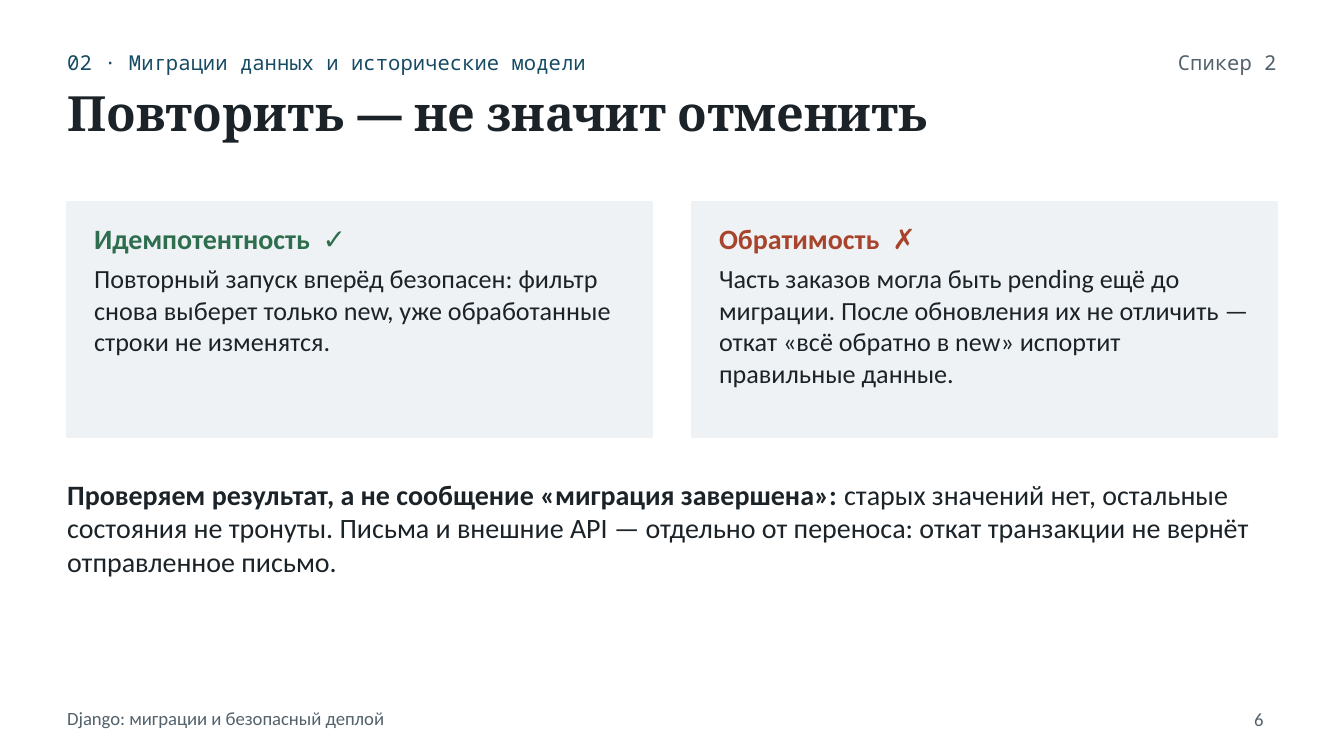
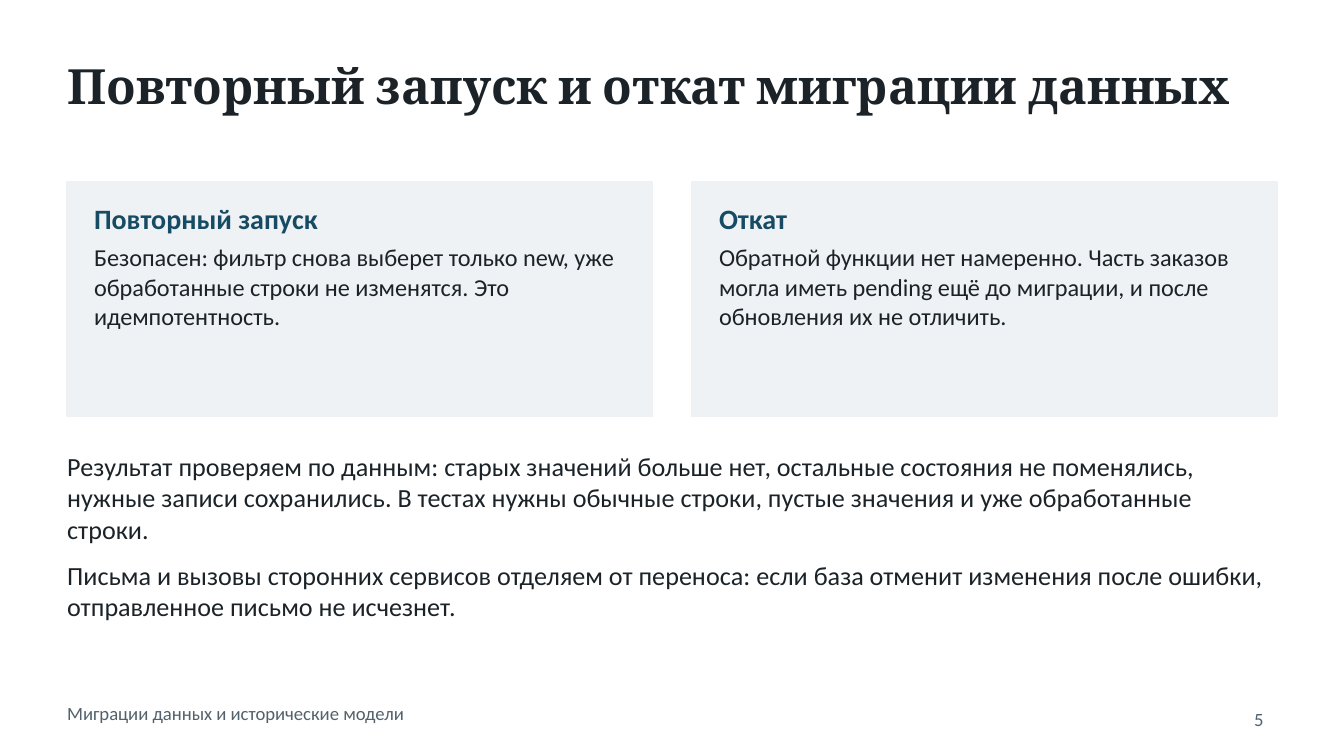
Before and after one commit to Aalerti/django-migrations-report, a slide deck: slide 5 of django_migrations_presentation.pptx (slide 6 before the commit). Drawn at 1344x756 pixels with LibreOffice and Linux fonts; fonts in the diff are those of the drawing. Boxes give left, top, right and bottom in pixels: in the first picture for what was removed or moved away, otherwise in the second. Text is boxed around its words. In the diff, an @@ line names an element or a change of style, - is before the commit and + after.

```diff
--- a/django_migrations_presentation.pptx
+++ b/django_migrations_presentation.pptx
@@ title "Повторный запуск и откат миграции ..." at (x1=67, y1=67, x2=1230, y2=116): vertical alignment middle to top @@
@@ text removed at (x1=1178, y1=55, x2=1276, y2=75) @@
-Спикер 2
@@ title at (x1=67, y1=67, x2=1230, y2=116): text changed; size 11 to 26 pt; font Noto Sans Mono to Cambria; text colour #164B63 to #1B2328; bold on @@
-02 · Миграции данных и исторические модели
+Повторный запуск и откат миграции данных
@@ title removed at (x1=67, y1=96, x2=928, y2=143) @@
-Повторить — не значит отменить
@@ rectangle moved from (x1=67, y1=202, x2=652, y2=437) to (x1=67, y1=181, x2=652, y2=417) @@
@@ rectangle moved from (x1=692, y1=202, x2=1277, y2=437) to (x1=692, y1=181, x2=1277, y2=417) @@
@@ text at (x1=94, y1=210, x2=613, y2=329): text changed; size 14 to 13 pt @@
-Идемпотентность ✓
-Повторный запуск вперёд безопасен: фильтр снова выберет только new, уже обработанные строки не изменятся.
+Повторный запуск
+Безопасен: фильтр снова выберет только new, уже обработанные строки не изменятся. Это идемпотентность.
@@ text at (x1=719, y1=210, x2=1229, y2=325): text changed; size 14 to 13 pt @@
-Обратимость ✗
-Часть заказов могла быть pending ещё до миграции. После обновления их не отличить — откат «всё обратно в new» испортит правильные данные.
+Откат
+Обратной функции нет намеренно. Часть заказов могла иметь pending ещё до миграции, и после обновления их не отличить.
@@ text at (x1=67, y1=458, x2=1262, y2=621): text changed; size 15 to 14 pt @@
-Проверяем результат, а не сообщение «миграция завершена»: старых значений нет, остальные состояния не тронуты. Письма и внешние API — отдельно от переноса: откат транзакции не вернёт отправленное письмо.
+Результат проверяем по данным: старых значений больше нет, остальные состояния не поменялись, нужные записи сохранились. В тестах нужны обычные строки, пустые значения и уже обработанные строки.
+Письма и вызовы сторонних сервисов отделяем от переноса: если база отменит изменения после ошибки, отправленное письмо не исчезнет.
@@ text removed at (x1=67, y1=712, x2=385, y2=728) @@
-Django: миграции и безопасный деплой
@@ text added at (x1=67, y1=708, x2=404, y2=723), 10 pt, text #52616B @@
+Миграции данных и исторические модели
@@ page number at (x1=1254, y1=714, x2=1263, y2=726): text changed @@
-6
+5
```
Also in this commit, not shown: 17 other slides changed, 2 slides added, 3 slides removed, 1 other file.
